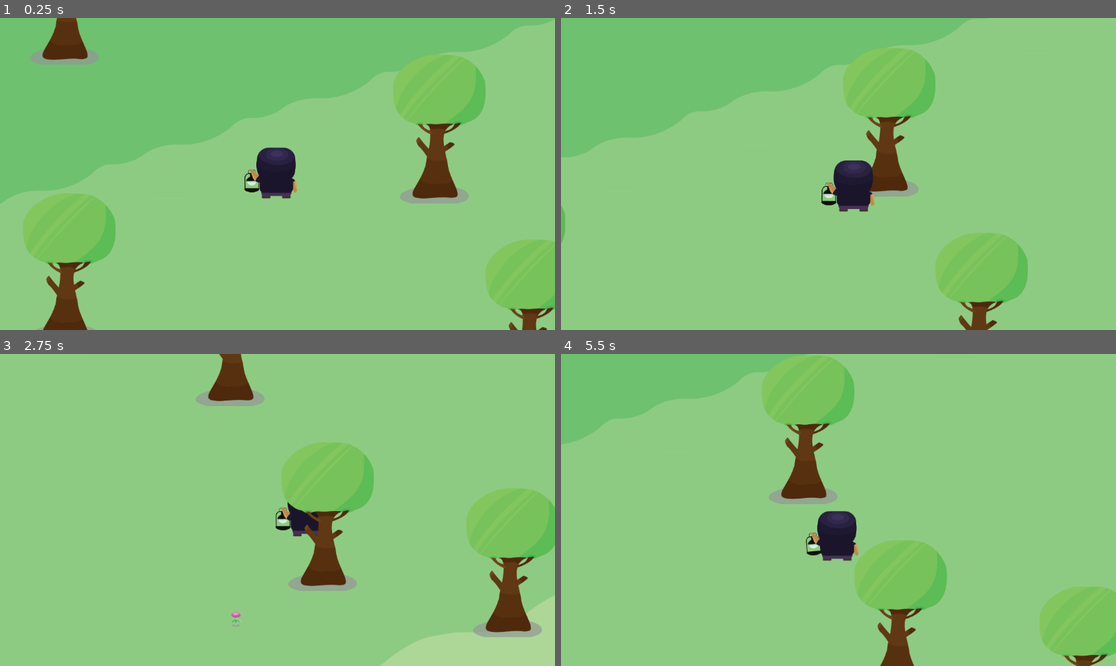
Above: before the commit, frames 1-4 (two rows, left to right).
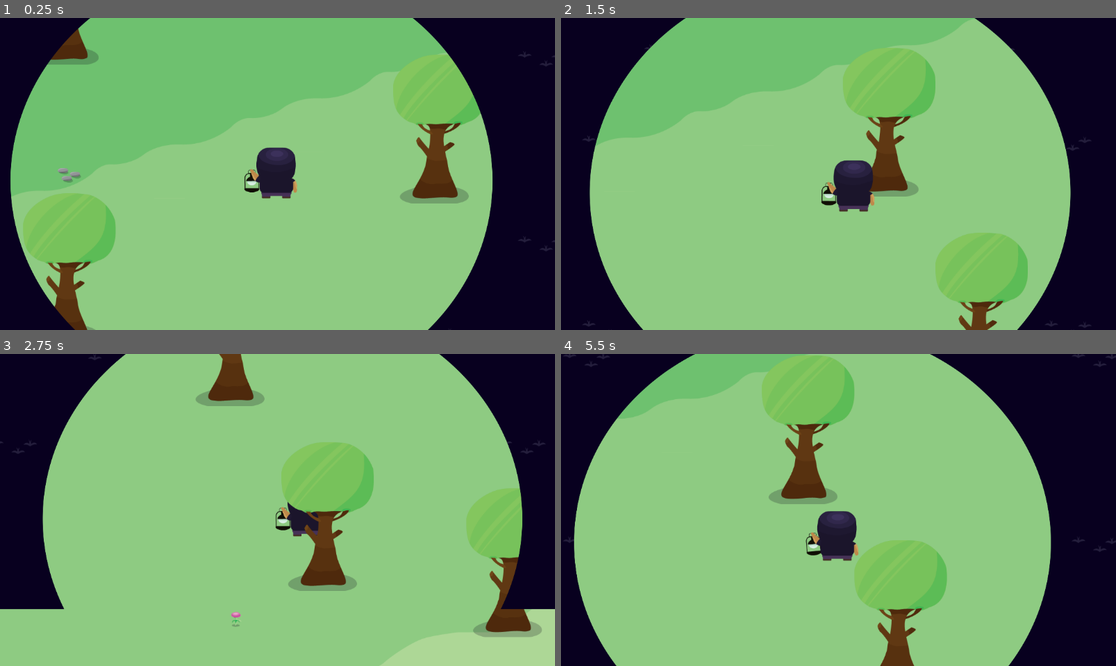
Above: after the commit, the same moments.

Repository: LuckyDog-Studios/LanternLighter
Game: Godot game, scene res://scenes/game.tscn
Two runs of this game, one before a commit and one after it. Both use one fixed random seed, a clock stepped at 60 frames per second and the inputs below.
Inputs:
- Up to frame 1 (0.25 s): no input
- Up to frame 2 (1.5 s): hold D (RIGHT) 0.53-1.28 s; hold S (DOWN) from 1.28 s (still down)
- Up to frame 3 (2.75 s): release S (DOWN) at 2.03 s; hold D (RIGHT) from 2.03 s (still down)
- Up to frame 4 (5.5 s): release D (RIGHT) at 2.78 s; hold W (UP) 2.78-3.53 s; hold A (LEFT) 3.53-5.03 s; hold S (DOWN) from 5.03 s (still down)

The runs differ from the first frame. In frame 1, 22% of the frame differs, in the area x 0-100%, y 0-100%; in frame 2, 22%; in frame 3, 18%; in frame 4, 24%.

Commit message:
assets added
rock sprite added
improved asset shadows

Diff:
--- a/scenes/game.tscn
+++ b/scenes/game.tscn
@@ -1,7 +1,8 @@
-[gd_scene load_steps=17 format=3 uid="uid://cpirtwkhpre2v"]
+[gd_scene load_steps=19 format=3 uid="uid://cpirtwkhpre2v"]
 
 [ext_resource type="Script" path="res://scripts/game.gd" id="1_8d56f"]
 [ext_resource type="PackedScene" uid="uid://ceu6im883dfb2" path="res://scenes/character.tscn" id="1_rxid2"]
+[ext_resource type="Texture2D" uid="uid://b1qynegf8rvdj" path="res://assets/sprites/rock asset.png" id="1_u6vr2"]
 [ext_resource type="Texture2D" uid="uid://ilas7ibse34u" path="res://assets/sprites/tree asset.png" id="2_xrcba"]
 [ext_resource type="Texture2D" uid="uid://bsalct2fk6ac5" path="res://assets/sprites/ground asset halfsize.png" id="3_d1t7b"]
 [ext_resource type="Texture2D" uid="uid://b3x2gk8wi5gld" path="res://assets/sprites/darkness overlay-sheet.png" id="3_h86yj"]
@@ -20,6 +21,12 @@
 
 [sub_resource type="TileMapPattern" id="TileMapPattern_228fd"]
 tile_data = PackedInt32Array(0, 2, 0, 4, 2, 0, 8, 2, 0, 12, 2, 0, 15, 2, 0, 18, 2, 0, 22, 2, 0, 26, 2, 0, 30, 2, 0)
+
+[sub_resource type="TileSetAtlasSource" id="TileSetAtlasSource_bjvw7"]
+texture = ExtResource("1_u6vr2")
+texture_region_size = Vector2i(64, 40)
+0:0/0 = 0
+0:0/0/y_sort_origin = -85
 
 [sub_resource type="TileSetAtlasSource" id="TileSetAtlasSource_uohkc"]
 texture = ExtResource("3_h86yj")
@@ -67,6 +74,7 @@
 sources/2 = SubResource("TileSetAtlasSource_uohkc")
 sources/4 = SubResource("TileSetAtlasSource_7td6i")
 sources/3 = SubResource("TileSetAtlasSource_86nd2")
+sources/0 = SubResource("TileSetAtlasSource_bjvw7")
 pattern_0 = SubResource("TileMapPattern_3onoe")
 pattern_1 = SubResource("TileMapPattern_410of")
 pattern_2 = SubResource("TileMapPattern_y8gf1")
@@ -87,12 +95,11 @@
 tile_set = SubResource("TileSet_uynpl")
 format = 2
 layer_0/name = "Darkness"
-layer_0/enabled = false
 layer_0/z_index = 2
 layer_0/tile_data = PackedInt32Array(196592, 2, 0, 196596, 2, 0, 196600, 2, 0, 196604, 2, 0, 196607, 2, 0, 131074, 2, 0 …(1442 unchanged characters)…
 layer_1/name = "Foreground"
 layer_1/y_sort_enabled = true
-layer_1/tile_data = PackedInt32Array(-458766, 4, 1, 655347,  …(121 unchanged characters)… 759, 4, 1, -2031622, 65540, 0, -262148, 65540, 0, 458750, 65540, 1, 262147, 65540, 0, 524291, 65540, 0, -1441785, 4, 1, 655367, 4, 0, -1638390, 4, 1, 65548, 4, 1, -196622, 3, 0, -131080, 3, 0, -262149, 3, 0, 131067, 3, 0, -589825, 3, 0, -131069, 3, 0, -786427, 3, 0, 131077, 3, 0, 196617, 3, 0, -393205, 3, 0, 458739, 3, 0, 655351, 3, 0, -1572853, 3, 0, -1048565, 3, 0, -1376269, 3, 0, -1441801, 3, 0, -1114114, 3, 0, -851978, 3, 0, -2031623, 3, 0, -2031616, 3, 0, -1900539, 3, 0, -1769466, 3, 0, -1507330, 3, 0, -524286, 4, 0, -458750, 4, 1, -524285, 65540, 0, -458749, 65540, 1)
+layer_1/tile_data = PackedInt32Array(-458766, 4, 1, 655347,  …(121 unchanged characters)… 759, 4, 1, -2031622, 65540, 0, -262148, 0, 0, 458750, 65540, 1, 262147, 65540, 0, 524291, 65540, 0, -1441785, 4, 1, 655367, 4, 0, -1638390, 4, 1, 65548, 4, 1, -196622, 3, 0, -131080, 3, 0, -262149, 3, 0, 131067, 3, 0, -589825, 3, 0, -131069, 3, 0, -786427, 3, 0, 131077, 3, 0, 196617, 3, 0, -393205, 3, 0, 458739, 3, 0, 655351, 3, 0, -1572853, 3, 0, -1048565, 3, 0, -1376269, 3, 0, -1441801, 3, 0, -1114114, 3, 0, -851978, 3, 0, -2031623, 3, 0, -2031616, 3, 0, -1900539, 3, 0, -1769466, 3, 0, -1507330, 3, 0, -458750, 4, 1, -524285, 65540, 0, -262138, 0, 0, -393213, 0, 0, -1245198, 0, 0, -1179656, 0, 0, -262137, 0, 0, -1245175, 0, 0, -1245174, 0, 0, -720901, 0, 0, -655351, 0, 0, -1245183, 0, 0, -1048578, 0, 0, -262145, 0, 0, 196592, 0, 0, -5, 0, 0)
 layer_2/name = "Ground"
 layer_2/z_index = -1
 layer_2/tile_data = PackedInt32Array(196594, 65540, 2, 131059, 131076, 1, 196595, 131076, 2, 131060, 196612, 1, 196596, …(26482 unchanged characters)…
--- a/scripts/game.gd
+++ b/scripts/game.gd
@@ -20,7 +20,7 @@
 			material.set_shader_parameter("viewport_size", viewport_size)
 			material.set_shader_parameter("aspect_ratio", viewport_size.x/viewport_size.y)
 			#testing
-			material.set_shader_parameter("light_radius", material.get_shader_parameter("light_radius") - (60*delta))
+			material.set_shader_parameter("light_radius", material.get_shader_parameter("light_radius") - (delta))
 
 
 
Binary file changed: assets/sprites/ground asset halfsize.png
Binary file added: assets/sprites/rock asset.png
Not shown, added: assets/sprites/rock asset.png.import
Binary file changed: assets/sprites/tree asset.png
